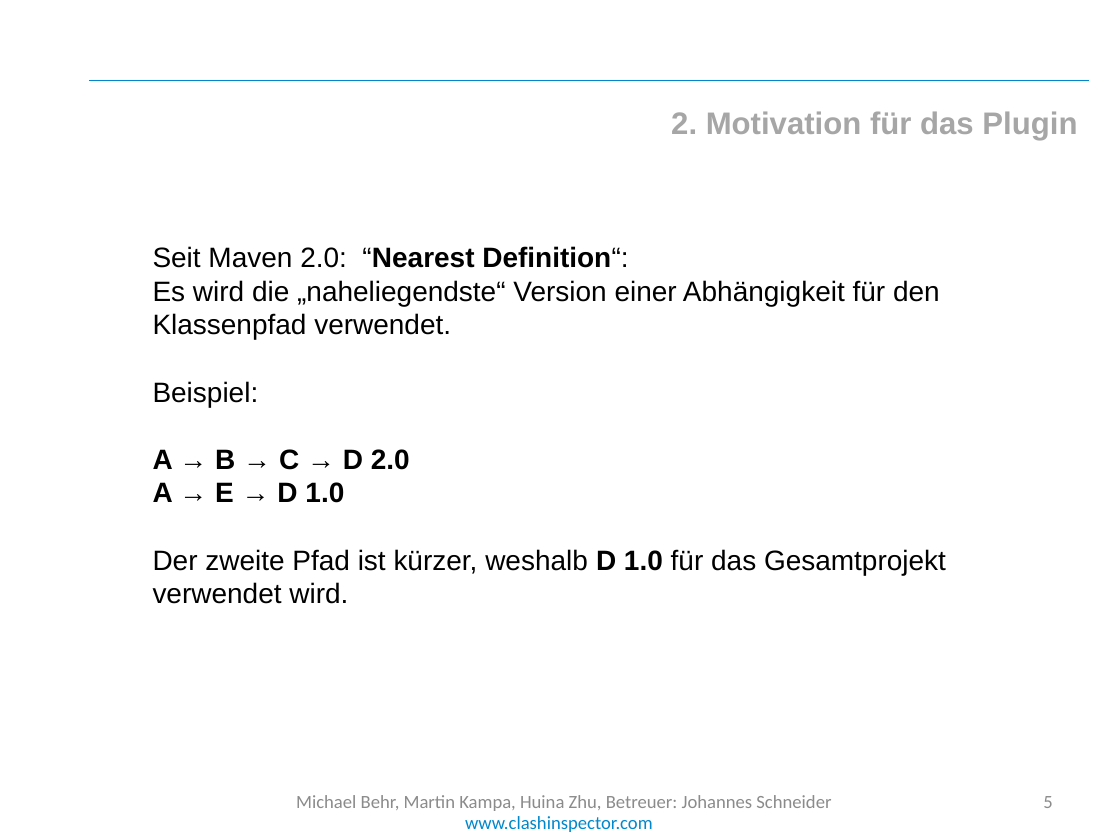
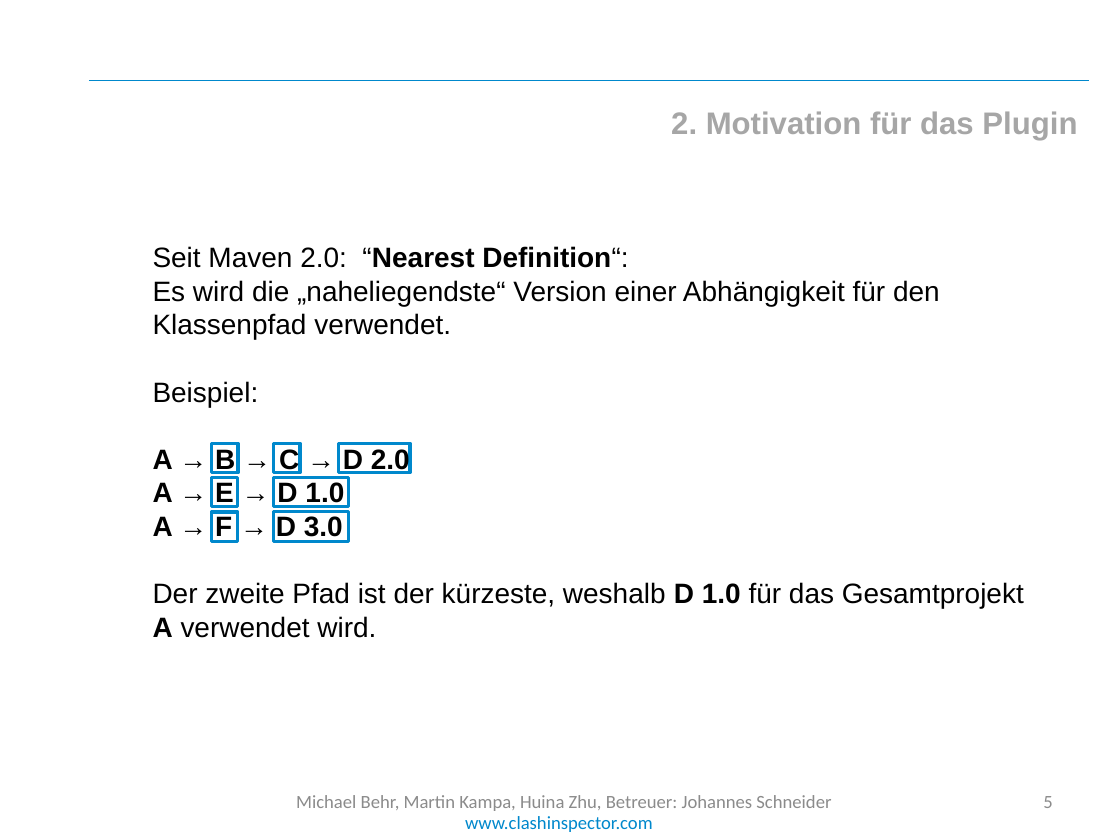
Before and after one commit to cedarsoft/clashinspector.com, a slide deck: slide 5 of presentation/Jahresprojekt Endpräsentation.pptx. Drawn at 1120x840 pixels with LibreOffice and Linux fonts; fonts in the diff are those of the drawing; background and template pictures are left out. Boxes give left, top, right and bottom in pixels: in the first picture for what was removed or moved away, otherwise in the second. Text is boxed around its words. In the diff, an @@ line names an element or a change of style, - is before the commit and + after.

Commit message:
presentation modified

```diff
--- a/presentation/Jahresprojekt Endpräsentation.pptx
+++ b/presentation/Jahresprojekt Endpräsentation.pptx
@@ rectangle added at <box>212,444,239,473</box>, outline #0088CC 2 pt @@
@@ rectangle added at <box>273,444,300,473</box>, outline #0088CC 2 pt @@
@@ rectangle added at <box>338,444,410,473</box>, outline #0088CC 2 pt @@
@@ rectangle added at <box>212,477,239,506</box>, outline #0088CC 2 pt @@
@@ rectangle added at <box>273,477,348,506</box>, outline #0088CC 2 pt @@
@@ text at <box>153,516,1024,638</box>: text changed @@
-Der zweite Pfad ist kürzer, weshalb D 1.0 für das Gesamtprojekt verwendet wird.
+A → F → D 3.0
+Der zweite Pfad ist der kürzeste, weshalb D 1.0 für das Gesamtprojekt A verwendet wird.
@@ rectangle added at <box>212,512,239,541</box>, outline #0088CC 2 pt @@
@@ rectangle added at <box>273,512,348,541</box>, outline #0088CC 2 pt @@
```
Also in this commit, not shown: 1 other slide changed.
